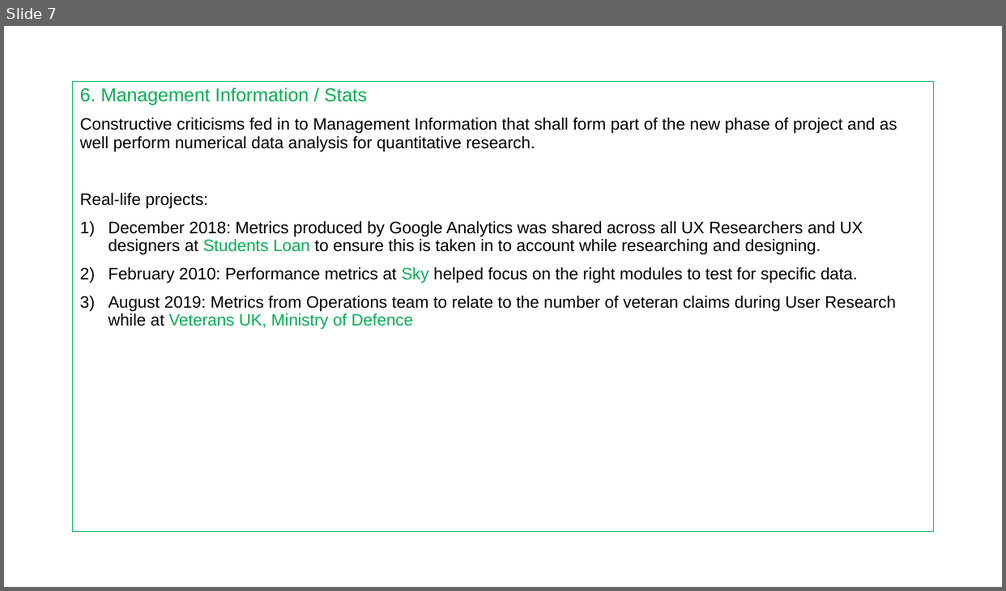
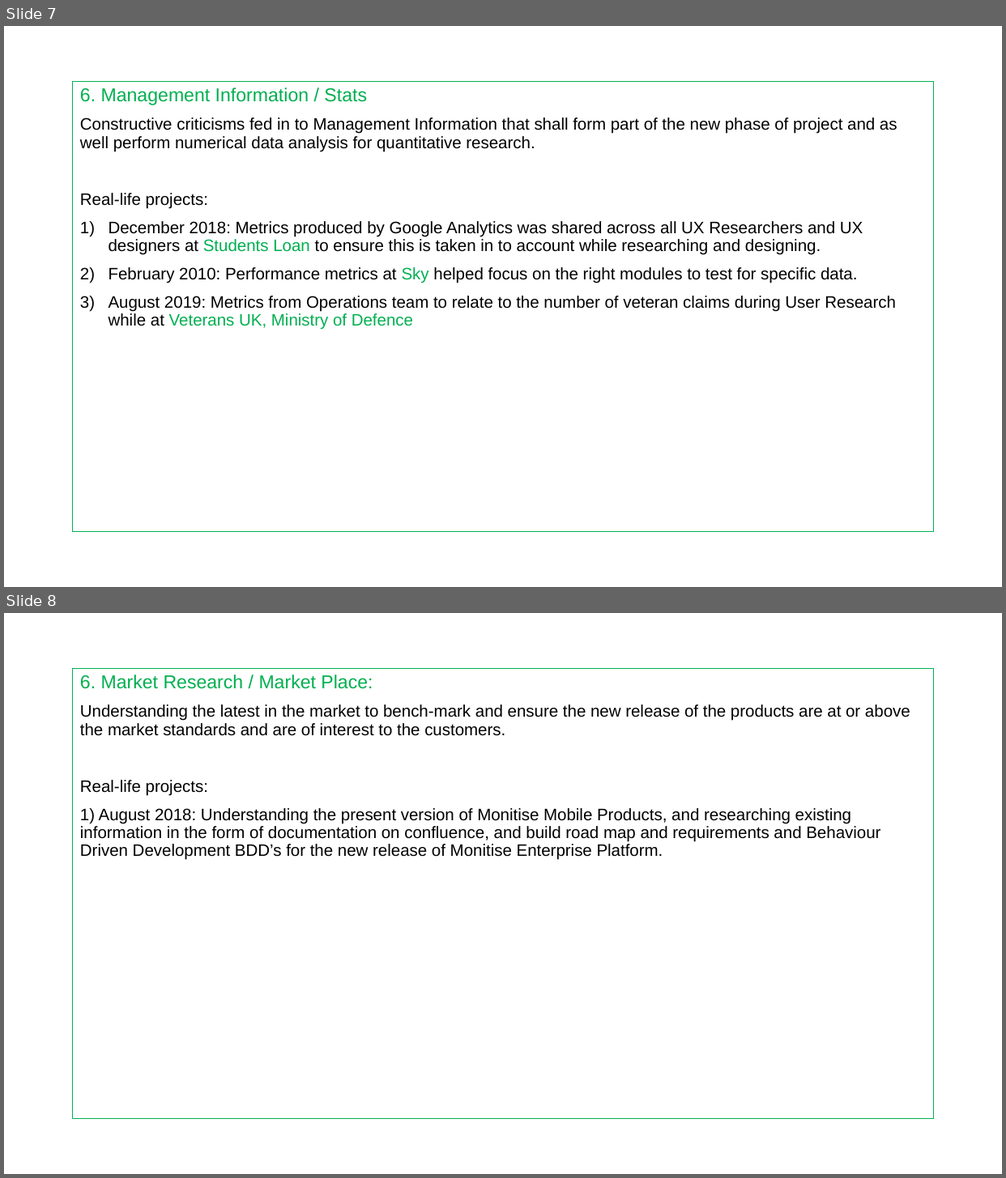
Before and after one commit to RaghavanKasthuri/User-Experience-UX-, a slide deck: Research Methods/User Research Methods.pptx. Shown one above the other, each under a label of ours: slide 7 before the commit, slides 7 and 8 after it. The pictures are 1006x591 and 1006x1178 pixels, drawn with LibreOffice and Linux fonts; fonts in the diff are those of the drawing. Boxes give left, top, right and bottom in pixels: in the first picture for what was removed or moved away, otherwise in the second. Text is boxed around its words. In the diff, an @@ line names an element or a change of style, - is before the commit and + after.

```diff
--- a/Research Methods/User Research Methods.pptx
+++ b/Research Methods/User Research Methods.pptx
@@ slide 8 added at bbox=[4, 613, 1002, 1174], background #FFFFFF @@
@@ text added at bbox=[73, 668, 934, 1118], outline #00B050 0.75 pt, 16 pt, text #000000 @@
+6. Market Research / Market Place:
+Understanding the latest in the market to bench-mark and ensure the new release of the products are at or above the market standards and are of interest to the customers.
+Real-life projects:
+1) August 2018: Understanding the present version of Monitise Mobile Products, and researching existing information in the form of documentation on confluence, and build road map and requirements and Behaviour Driven Development BDD’s for the new release of Monitise Enterprise Platform.
```
Also in this commit, not shown: 5 slides changed.
